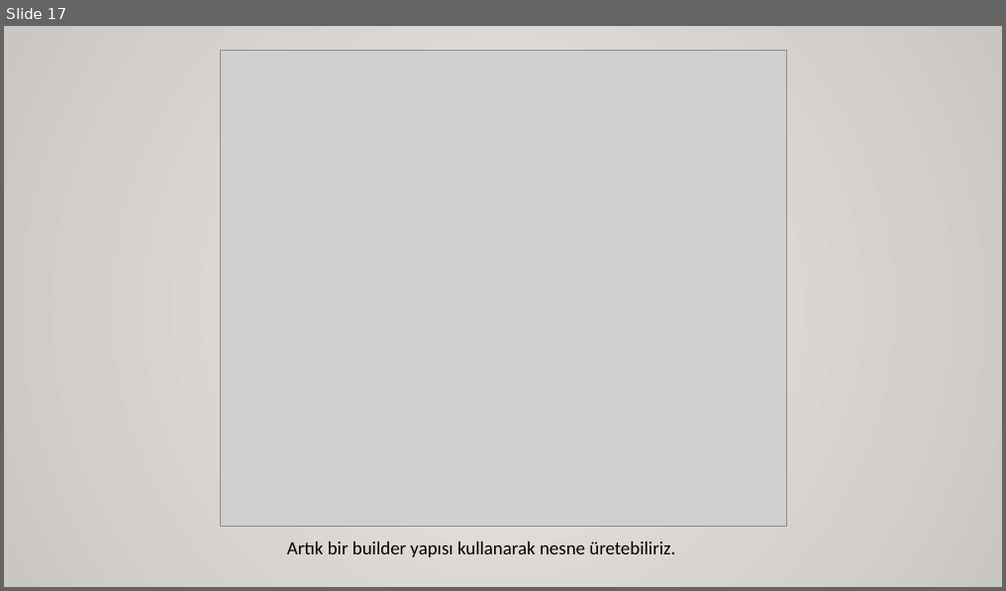
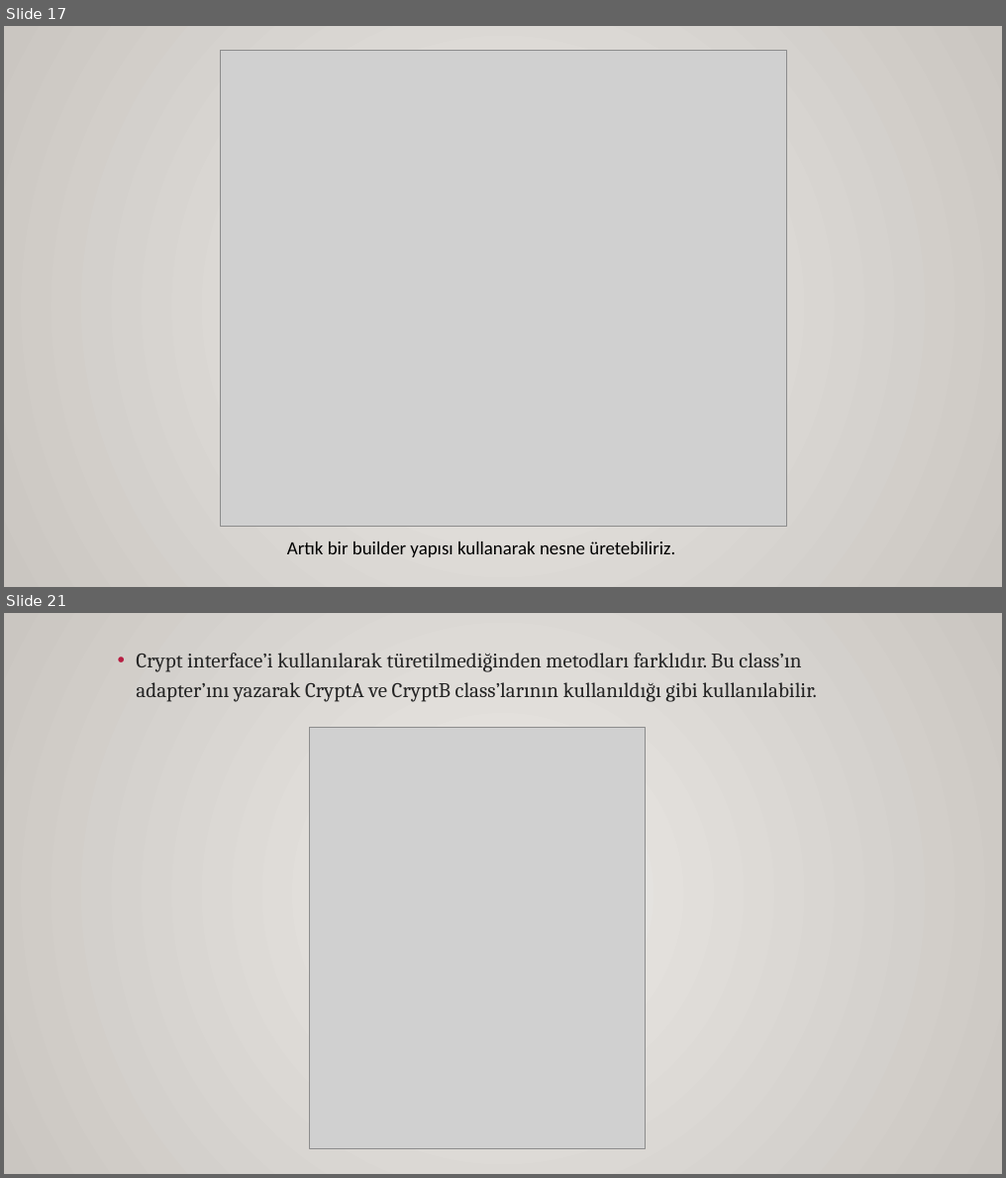
Before and after one commit to sametozalp/staj, a slide deck: design patterns.pptx. Shown one above the other, each under a label of ours: slide 17 before the commit, slides 17 and 21 after it; the slides between them are not shown. The pictures are 1006x591 and 1006x1178 pixels, drawn with LibreOffice and Linux fonts; fonts in the diff are those of the drawing; grey boxes stand for pictures. Boxes give left, top, right and bottom in pixels: in the first picture for what was removed or moved away, otherwise in the second. Text is boxed around its words. In the diff, an @@ line names an element or a change of style, - is before the commit and + after.

```diff
--- a/design patterns.pptx
+++ b/design patterns.pptx
@@ slide 21 added at bbox=[4, 613, 1002, 1174], background gradient #ECEAE7 to #CAC7C1 @@
@@ text added at bbox=[136, 653, 817, 702], 20 pt, text #242424 @@
+• Crypt interface’i kullanılarak türetilmediğinden metodları farklıdır. Bu class’ın adapter’ını yazarak CryptA ve CryptB class’larının kullanıldığı gibi kullanılabilir.
@@ picture added at bbox=[310, 727, 645, 1149] @@
```
Also in this commit, not shown: 1 slide changed, 4 other slides added, 1 other file.
